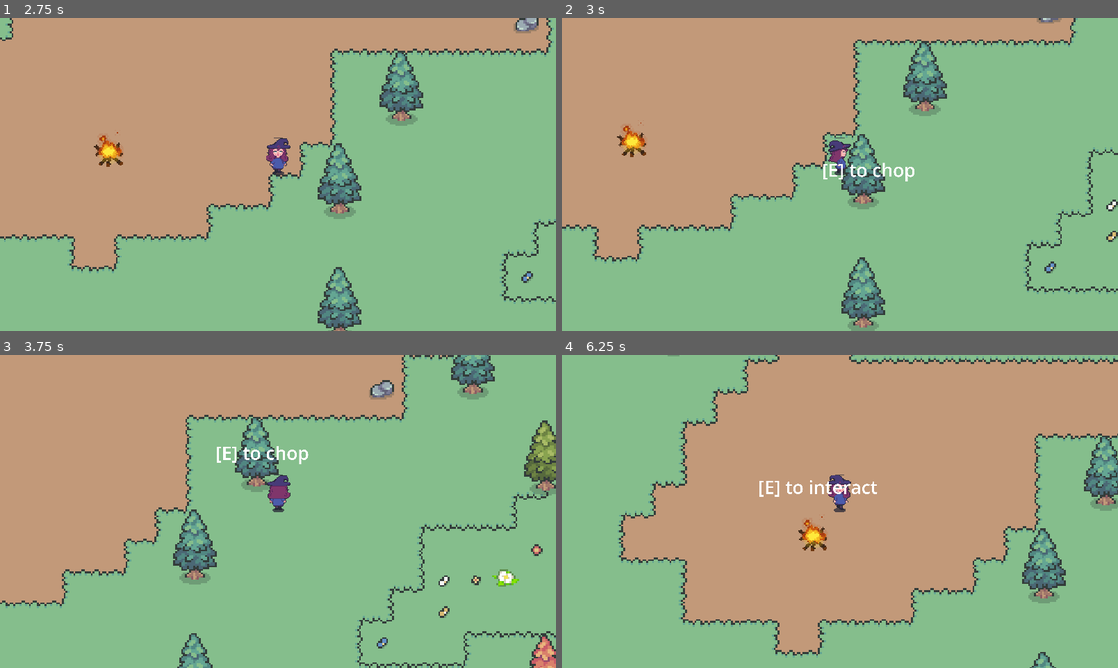
Above: before the commit, frames 1-4 (two rows, left to right).
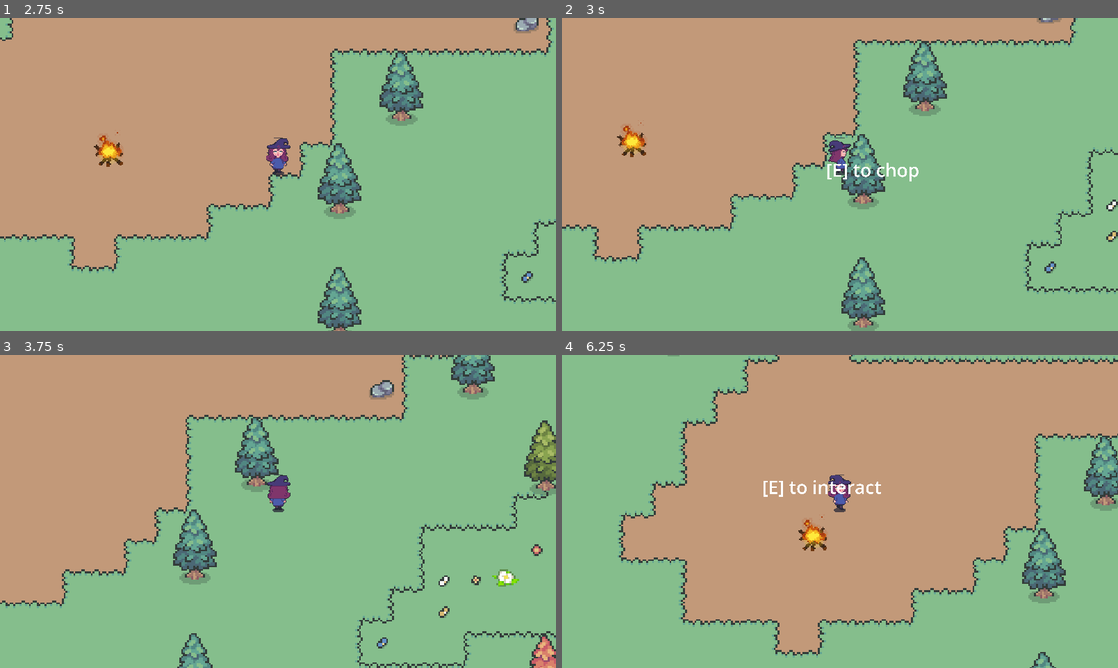
Above: after the commit, the same moments.

Repository: Sopheruss/ForestOfWonders_KikisAdventure
Game: Godot game, scene res://MenuStuff/MenuScenes/menu.tscn
Two runs of this game, one before a commit and one after it. Both use one fixed random seed, a clock stepped at 60 frames per second and the inputs below.
Inputs:
- Up to frame 1 (2.75 s): click "Play" at 0.5 s; tap Enter at 1.25 s; hold D (right) 1.28-2.03 s; hold E (interact) 1.28-2.03 s; hold S (down) from 2.03 s (still down); tap E (interact) at 2.1 s
- Up to frame 2 (3 s): release S (down) at 2.78 s; hold D (right) from 2.78 s (still down); hold E (interact) from 2.78 s (still down)
- Up to frame 3 (3.75 s): release D (right) at 3.53 s; release E (interact) at 3.53 s; hold W (up) from 3.53 s (still down); tap E (interact) at 3.6 s
- Up to frame 4 (6.25 s): release W (up) at 4.28 s; hold E (interact) 4.28-5.03 s; hold A (left) 4.28-5.78 s; tap E (interact) at 5.1 s; hold S (down) from 5.78 s (still down); hold E (interact) from 5.78 s (still down)

Frame 1 is identical in both runs. In frame 2, 0.4% of the frame differs, in the area x 47-65%, y 46-53%; in frame 3, 0.3%; in frame 4, 0.5%, in the area x 35-58%, y 40-46%.

Commit message:
rework of interaction method, new checks and logic
change: for performance reasons, check every frame if area is closest to player
change: closest area to player now seperatly stored
change: interaction only possible, if area in closest-list
change: check each area and now find the closest within range
change: add maximum interaction range
change: bugfixes in regards to coords of type (-x,y) or (x, -y)

Diff:
--- a/interactable_map/stonge_large.tscn
+++ b/interactable_map/stonge_large.tscn
@@ -38,6 +38,5 @@
 action_name = "crush"
 
 [node name="CollisionShape2D" type="CollisionShape2D" parent="sampleStone/InteractionArea"]
-visible = false
 position = Vector2(2, 1)
 shape = SubResource("CircleShape2D_fu26v")
--- a/interaction/interaction_manager.gd
+++ b/interaction/interaction_manager.gd
@@ -6,15 +6,17 @@
 const base_text = "[E] to "
 
 var active_areas = [] # hold all interaction areas
+var closest_area = null  # Stores the closest interactable area
 var can_interact = true
 
+const MAX_INTERACTION_DISTANCE = 30.0  # maximum interaction range
+
 func register_area(area: InteractionArea):
-	active_areas.push_back(area)
+	if not active_areas.has(area):
+		active_areas.push_back(area)
 
 func unregister_area(area: InteractionArea):
-	var index = active_areas.find(area)
-	if index != -1:
-		active_areas.remove_at(index)
+	active_areas.erase(area)
 
 
 func _ready():
@@ -22,37 +24,38 @@
 		player = get_tree().get_first_node_in_group("player")
 	)
 
+# Continuously check for closest area and update the label position
 func _process(delta):
-	if active_areas.size() > 0 && can_interact:
-		active_areas.sort_custom(_sort_by_distance_to_player)
-		label.text = base_text + active_areas[0].action_name
-		# get scaled size of label
-		var text_rect = label.get_rect()
-		var scaled_width = text_rect.size.x * label.scale.x
-		var scaled_height = text_rect.size.y * label.scale.y
+	closest_area = null  # Reset the closest area for this frame
 
-		label.global_position = active_areas[0].global_position
-		#label.global_position.y -= 150
-		#label.global_position.x -= label.get_rect().size.x / 2
+	if active_areas.size() > 0:
+		# Check each area and find the closest one within range
+		for area in active_areas:
+			var distance_to_player = player.global_position.distance_to(area.global_position)
+			if distance_to_player <= MAX_INTERACTION_DISTANCE:
+				if closest_area == null or distance_to_player < player.global_position.distance_to(closest_area.global_position):
+					closest_area = area
 
-		label.global_position.y -= (150 * label.scale.y)  # Adjust Y position with scale
-		label.global_position.x -= (scaled_width + 50 / 2)  # Center horizontally with scale
-		label.show()
+		# Show label if a closest area was found
+		if closest_area:
+			label.text = base_text + closest_area.action_name
+			label.global_position = closest_area.global_position
+			label.global_position.y -= (150 * label.scale.y)  # Adjust Y position with scale
+			var text_rect = label.get_rect()
+			label.global_position.x -= (text_rect.size.x * label.scale.x + 50) / 2  # Center horizontally with scale
+			label.show()
+		else:
+			label.hide()
 	else:
 		label.hide()
 
-func _sort_by_distance_to_player(area1,area2):
-	var area1_to_player = player.global_position.distance_squared_to(area1.global_position)
-	var area2_to_player = player.global_position.distance_squared_to(area2.global_position)
-	return  area1_to_player < area2_to_player
-
-
 func _input(event):
 	if event.is_action_pressed("interact") && can_interact:
-		if active_areas.size() > 0:
+		if closest_area:
 			can_interact = false
 			label.hide()
 
-			await active_areas[0].interact.call() # .call() to call our callabale like a function
+			# Call the interact function
+			await closest_area.interact.call()
 
 			can_interact = true
--- a/project.godot
+++ b/project.godot
@@ -22,7 +22,6 @@
 
 [display]
 
-window/size/mode=3
 window/stretch/mode="canvas_items"
 
 [dotnet]
